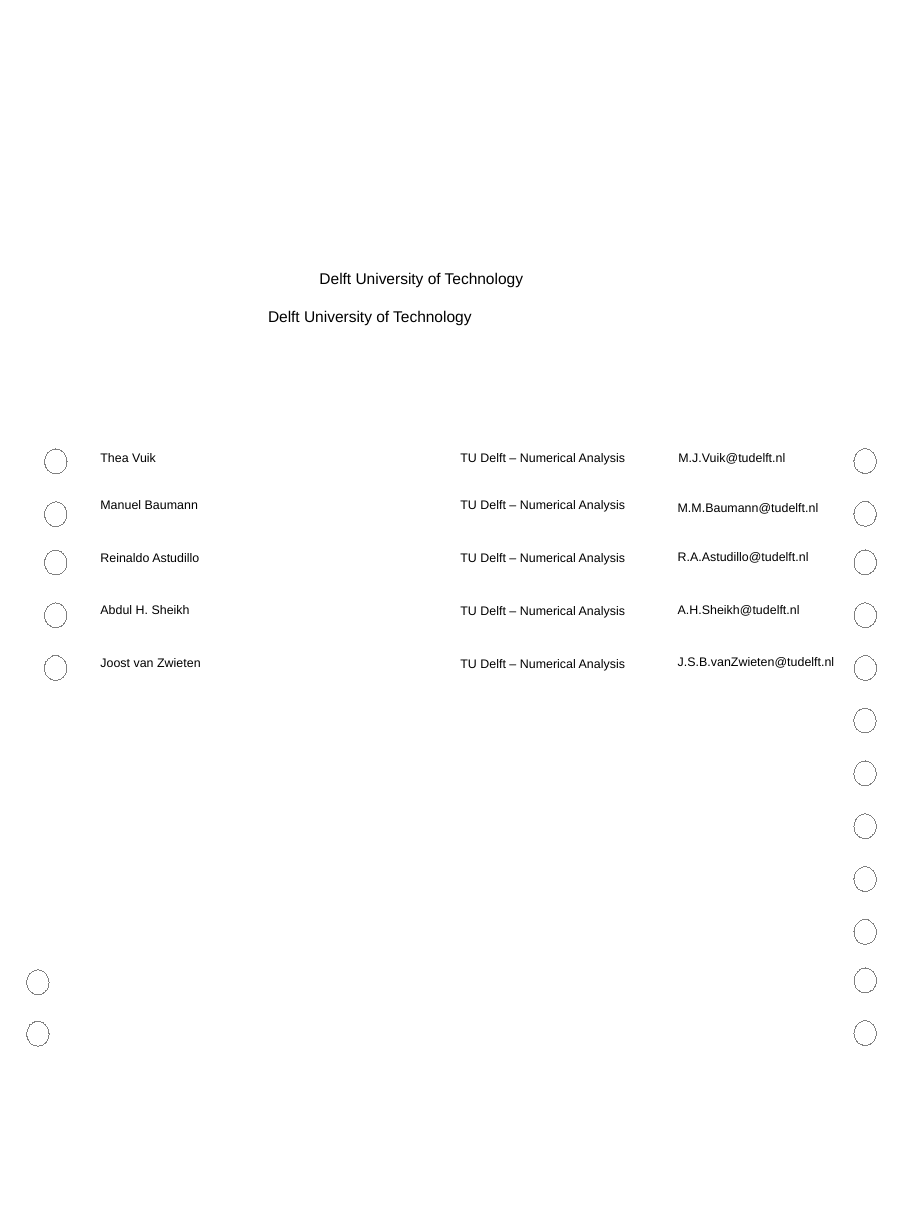
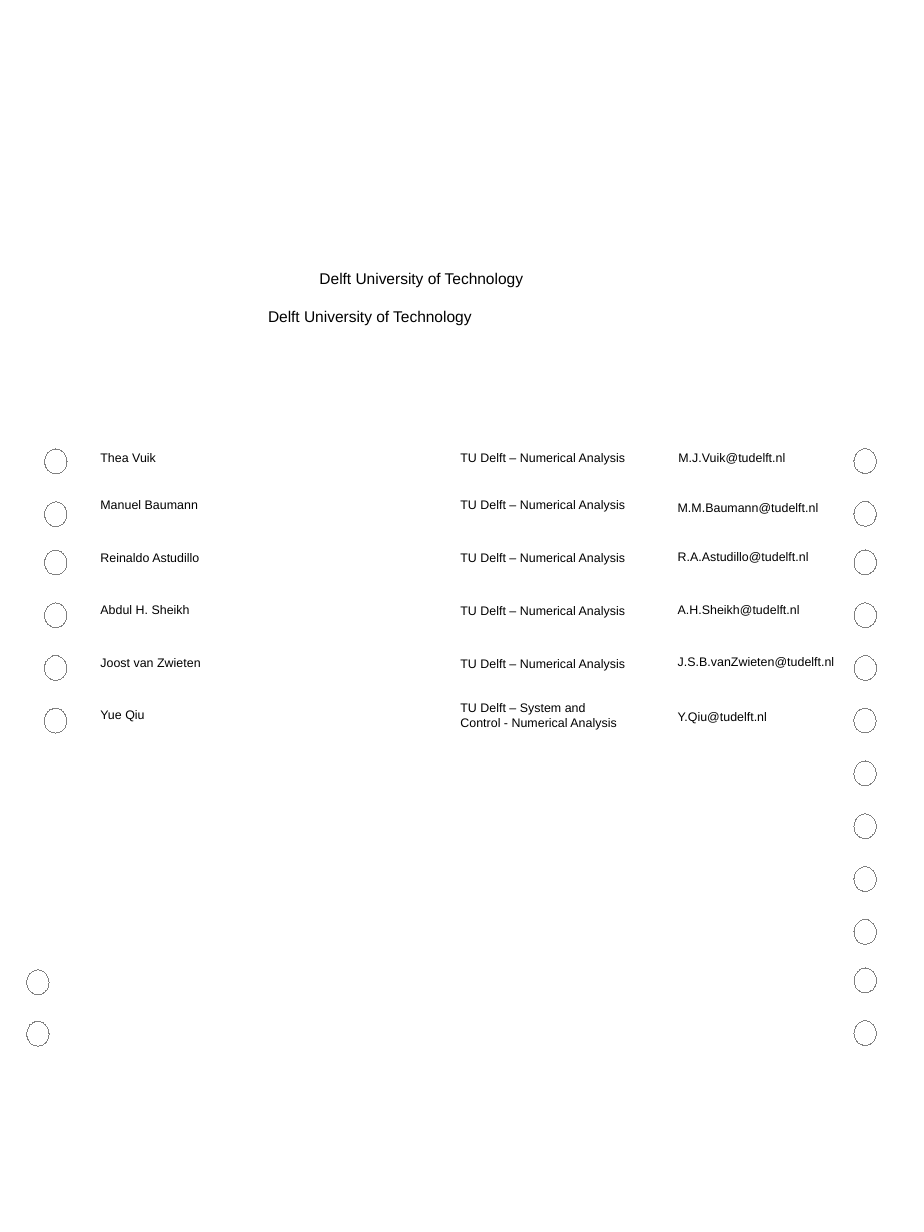
Before and after one commit to ManuelMBaumann/SIAM_student_chapter, a slide deck: slide 1 of Petition.odp. Drawn at 924x1232 pixels with LibreOffice and Linux fonts; fonts in the diff are those of the drawing; background and template pictures are left out. Boxes give left, top, right and bottom in pixels: in the first picture for what was removed or moved away, otherwise in the second. Text is boxed around its words. In the diff, an @@ line names an element or a change of style, - is before the commit and + after.

Commit message:
Added to the petition list

```diff
--- a/Petition.odp
+++ b/Petition.odp
@@ ellipse added at [45, 708, 67, 733], outline #808080 0 pt @@
@@ text added at [100, 710, 144, 722], 8 pt, text #000000 @@
+Yue Qiu
@@ text added at [460, 703, 616, 730], 8 pt, text #000000 @@
+TU Delft – System and Control - Numerical Analysis
@@ text added at [678, 712, 767, 724], 8 pt, text #000000 @@
+Y.Qiu@tudelft.nl
```
